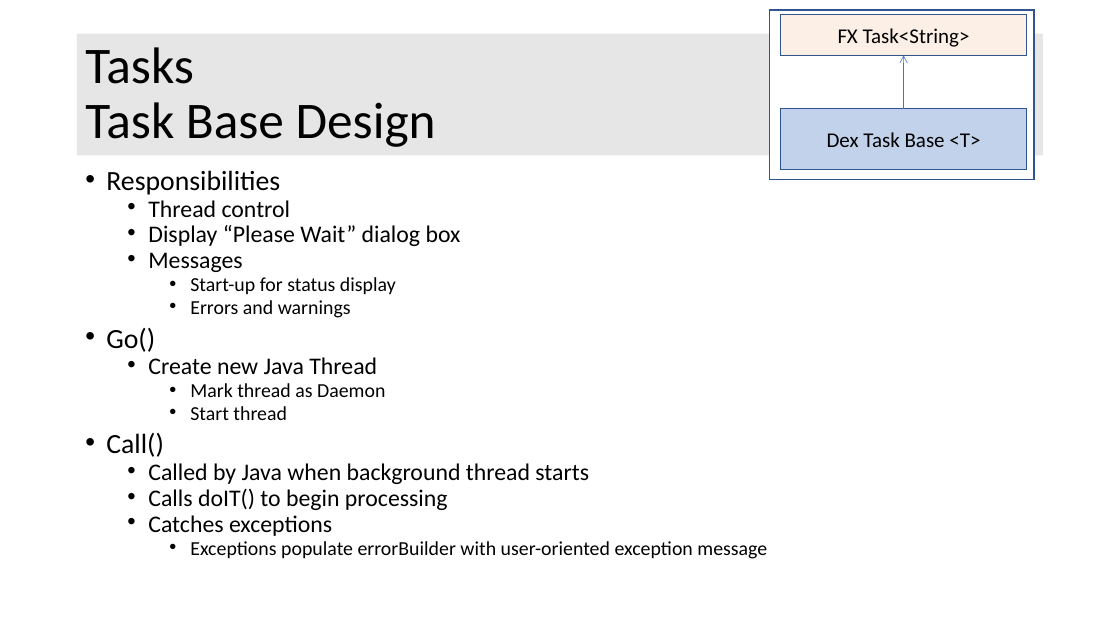
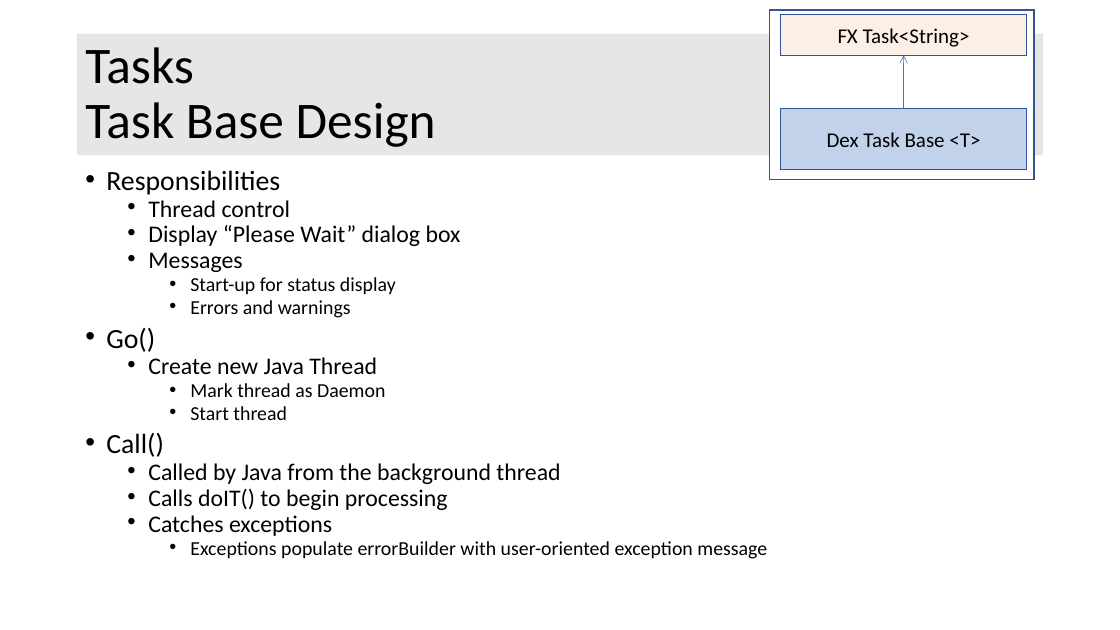
Before and after one commit to OpenTravel/OTM-DE-Utilities, a slide deck: slide 36 of otm-dex/OTM-DEX Architecture.pptx. Drawn at 1120x630 pixels with LibreOffice and Linux fonts; fonts in the diff are those of the drawing. Boxes give left, top, right and bottom in pixels: in the first picture for what was removed or moved away, otherwise in the second. Text is boxed around its words. In the diff, an @@ line names an element or a change of style, - is before the commit and + after.

```diff
--- a/otm-dex/OTM-DEX Architecture.pptx
+++ b/otm-dex/OTM-DEX Architecture.pptx
@@ text at [148,463,560,484]: text changed @@
-  • Called by Java when background thread starts
+  • Called by Java from the background thread
```
Also in this commit, not shown: 3 other slides changed, 15 other files.
